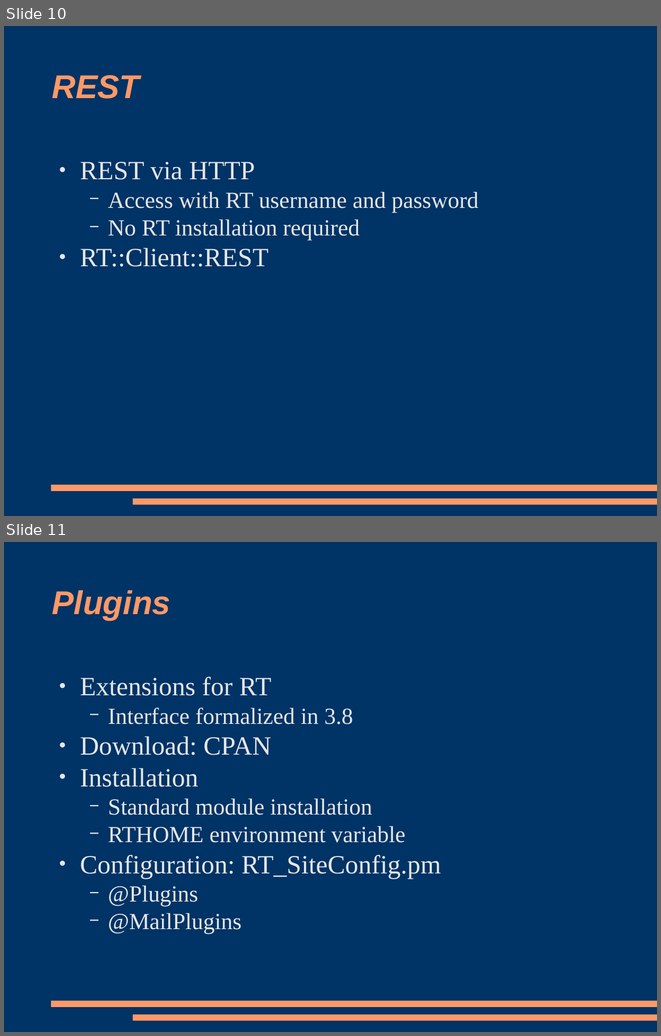
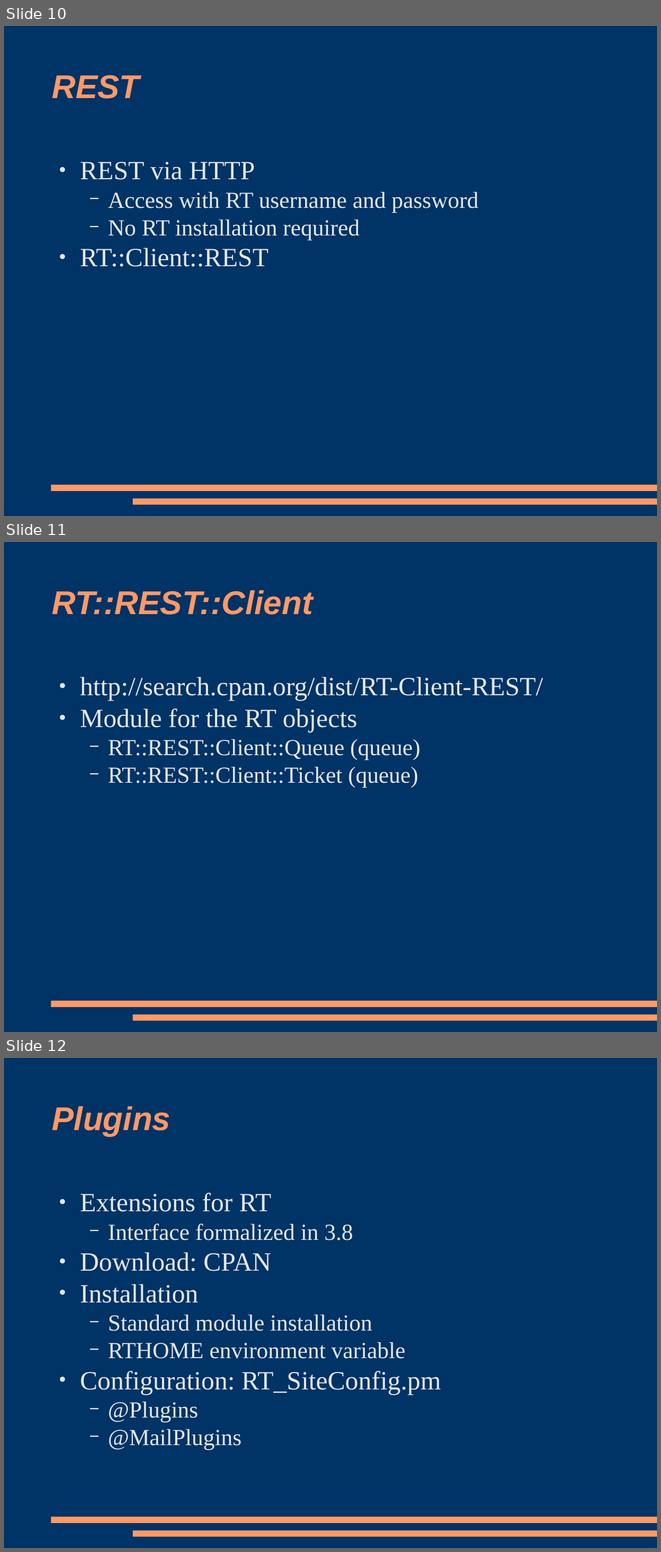
Before and after one commit to racke/Presentations, a slide deck: yapc2009/rt38.odp. Shown one above the other, each under a label of ours: slides 10 and 11 before the commit, slides 10, 11 and 12 after it. The pictures are 661x1036 and 661x1552 pixels, drawn with LibreOffice and Linux fonts; fonts in the diff are those of the drawing. Boxes give left, top, right and bottom in pixels: in the first picture for what was removed or moved away, otherwise in the second. Text is boxed around its words. In the diff, an @@ line names an element or a change of style, - is before the commit and + after.

```diff
--- a/yapc2009/rt38.odp
+++ b/yapc2009/rt38.odp
@@ slide 11 added at (4, 542, 657, 1032), background #003366; not listed: 2 template elements that a slide beside it also shows @@
@@ title added at (52, 590, 313, 615), 40 pt, text #FF9966, bold, italic @@
+RT::REST::Client
@@ text added at (80, 677, 543, 787), 32 pt, text #E6E6E6 @@
+● http://search.cpan.org/dist/RT-Client-REST/
+● Module for the RT objects
+  − RT::REST::Client::Queue (queue)
+  − RT::REST::Client::Ticket (queue)
@@ what was slide 11 is now slide 12 @@
```
Also in this commit, not shown: 2 slides changed, 5 other slides added, 1 other file.
